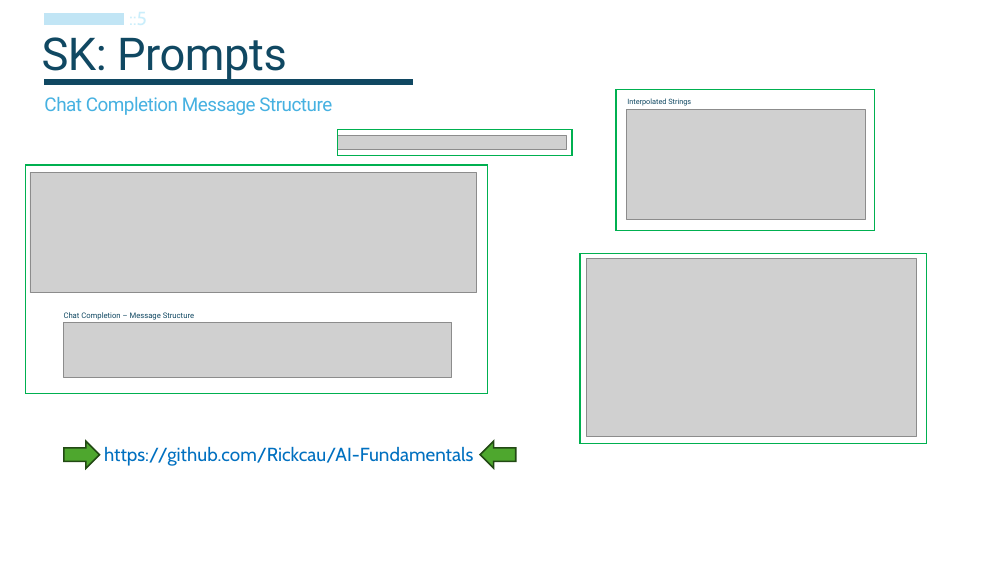
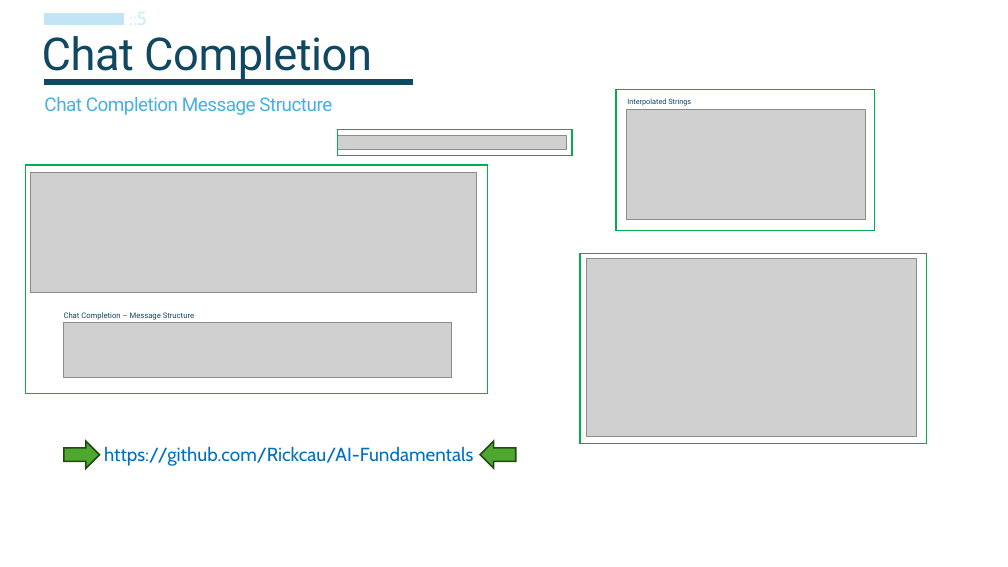
Before and after one commit to Rickcau/Semantic-Kernel-101, a slide deck: slide 4 of ppts/Lesson2.pptx (slide 5 before the commit). Drawn at 1008x567 pixels with LibreOffice and Linux fonts; fonts in the diff are those of the drawing; grey boxes stand for pictures. Boxes give left, top, right and bottom in pixels: in the first picture for what was removed or moved away, otherwise in the second. Text is boxed around its words. In the diff, an @@ line names an element or a change of style, - is before the commit and + after.

```diff
--- a/ppts/Lesson2.pptx
+++ b/ppts/Lesson2.pptx
@@ title at (x1=42, y1=36, x2=372, y2=81): text changed @@
-SK: Prompts
+Chat Completion
```
Also in this commit, not shown: 4 other slides changed, 1 slide added, 1 slide removed, 3 other files.
